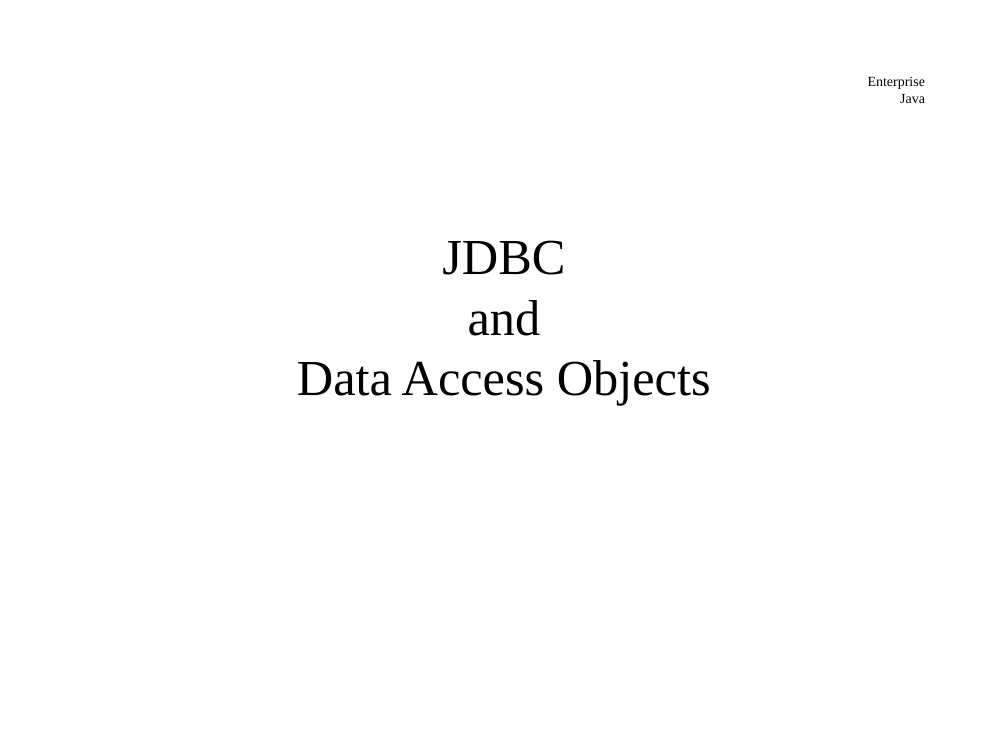
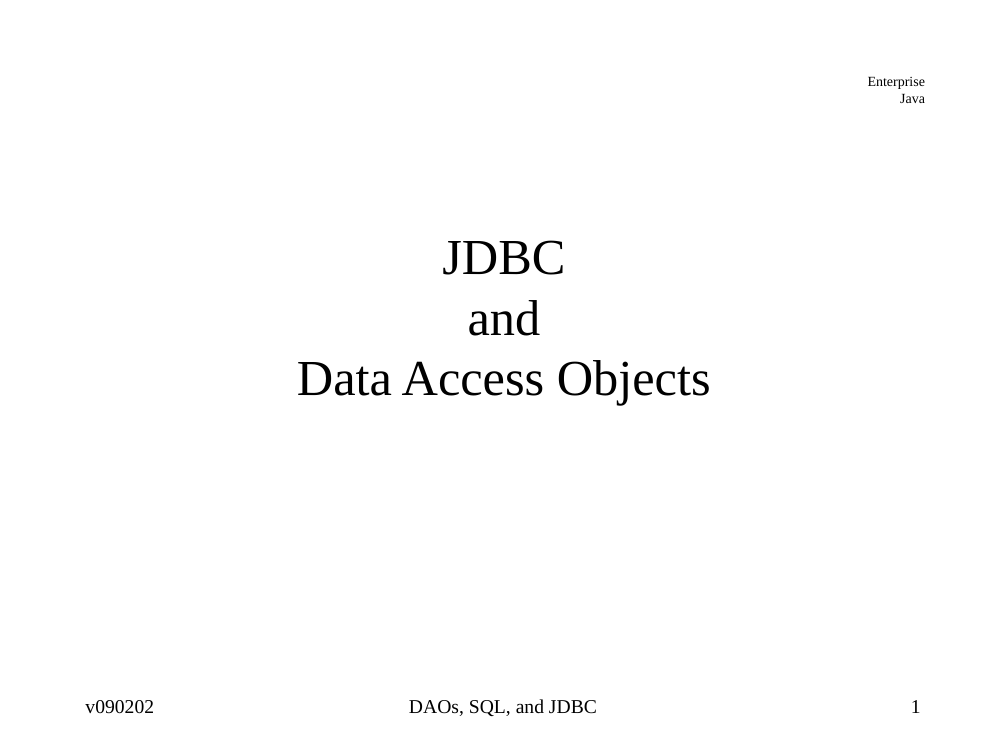
Before and after one commit to jcstaff/ejava-javaee, a slide deck: slide 1 of jdbcDAO/src/site/resources/lectures/jdbcDAO.ppt. Drawn at 1008x756 pixels with LibreOffice and Linux fonts; fonts in the diff are those of the drawing. Boxes give left, top, right and bottom in pixels: in the first picture for what was removed or moved away, otherwise in the second. Text is boxed around its words. In the diff, an @@ line names an element or a change of style, - is before the commit and + after.

```diff
--- a/jdbcDAO/src/site/resources/lectures/jdbcDAO.ppt
+++ b/jdbcDAO/src/site/resources/lectures/jdbcDAO.ppt
@@ text added at (85, 700, 154, 714), 14 pt, text #000000 @@
+v090202
@@ text added at (409, 699, 597, 716), 14 pt, text #000000 @@
+DAOs, SQL, and JDBC
@@ page number added at (911, 700, 921, 713), 14 pt, text #000000 @@
+1
```
Also in this commit, not shown: 99 other slides changed, 4 other files.
